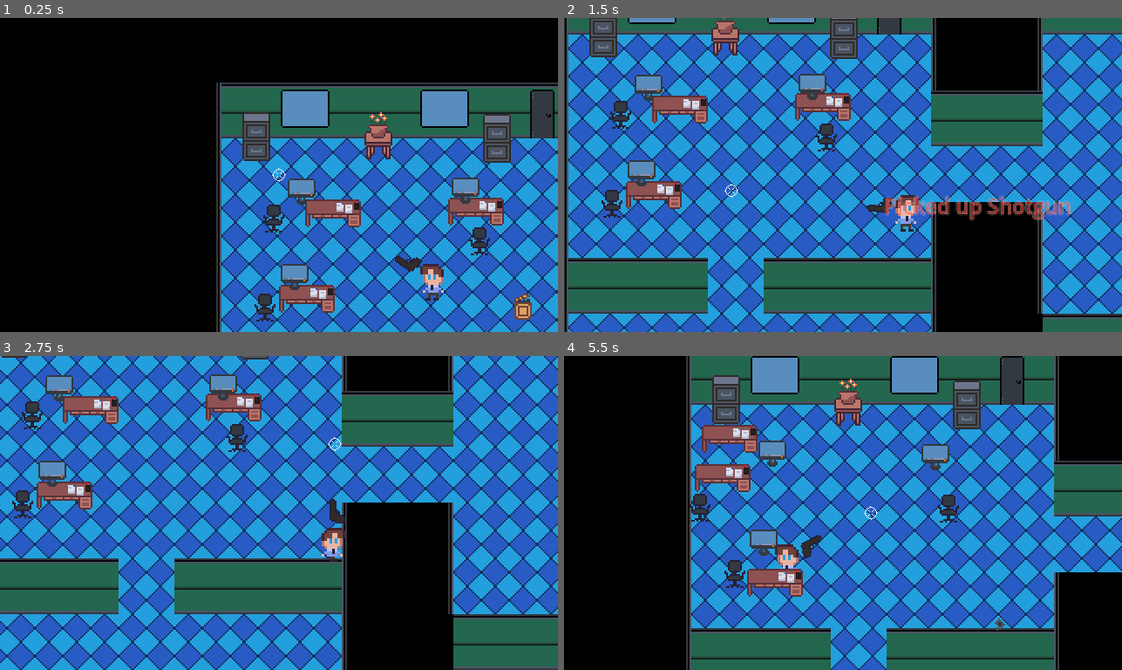
Above: before the commit, frames 1-4 (two rows, left to right).
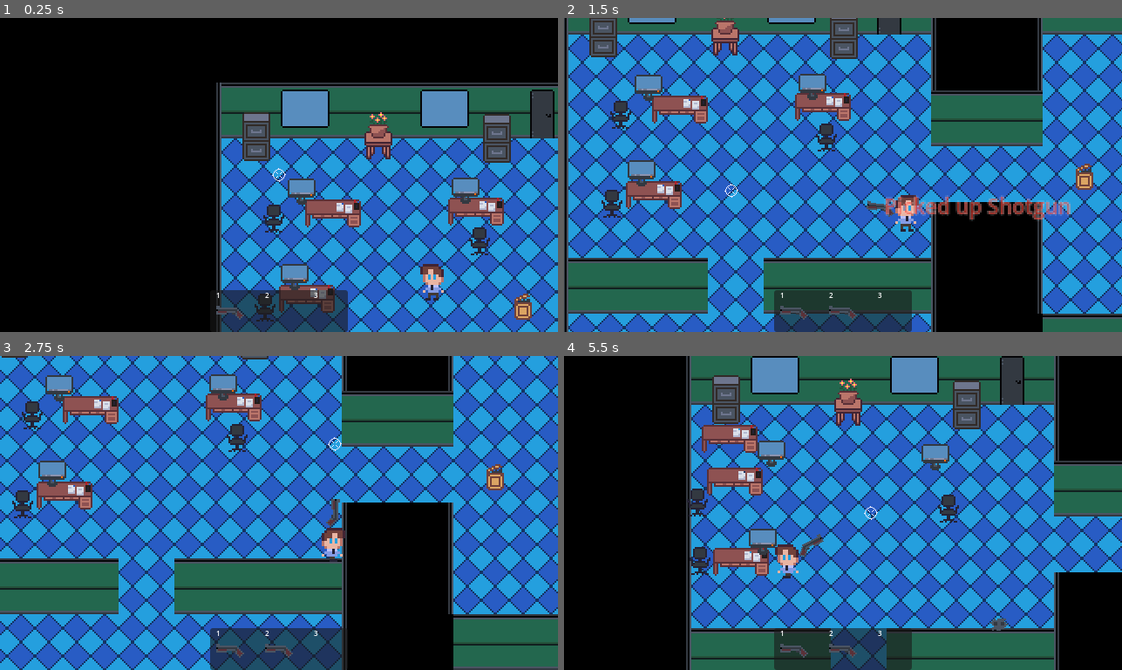
Above: after the commit, the same moments.

Repository: bhmcarr/Deep-Dive
Game: Godot game, scene res://Scenes/main.tscn
The game is run twice, just before and just after one commit, with the same random seed, the same clock (stepped at 60 frames per second) and the same inputs.
Inputs (mouse positions are in pixels of both pictures, inside the frame that each line leads up to):
- Up to frame 1 (0.25 s): no input
- Up to frame 2 (1.5 s): move the mouse to (965, 159) at 0.52 s; hold D (move_right) 0.53-1.28 s; tap 1 (item_1) at 0.6 s; move the mouse to (731, 190) at 1.27 s; hold S (move_down) from 1.28 s (still down); tap 2 (item_2) at 1.35 s
- Up to frame 3 (2.75 s): move the mouse to (334, 443) at 2.02 s; release S (move_down) at 2.03 s; hold D (move_right) from 2.03 s (still down); tap 3 (item_3) at 2.1 s
- Up to frame 4 (5.5 s): move the mouse to (815, 575) at 2.77 s; release D (move_right) at 2.78 s; hold W (move_up) 2.78-3.53 s; click (815, 575) at 2.85 s; move the mouse to (1010, 560) at 3.52 s; hold A (move_left) 3.53-5.03 s; tap 1 (item_1) at 3.6 s; move the mouse to (675, 465) at 4.27 s; tap 2 (item_2) at 4.35 s; move the mouse to (870, 513) at 5.02 s; hold S (move_down) from 5.03 s (still down); tap 3 (item_3) at 5.1 s

The runs differ from the first frame. In frame 1, 3.0% of the frame differs, in the area x 38-76%, y 75-100%; in frame 2, 3.5%; in frame 3, 3.6%; in frame 4, 6.0%, in the area x 22-80%, y 26-100%.

Commit message:
tweak item singleton, try to fix camera bug (and fail)

Diff:
--- a/Resources/Items/Item.gd
+++ b/Resources/Items/Item.gd
@@ -1,17 +1,27 @@
 class_name Item
 extends Resource
+
+enum ItemType { Weapon, Consumable }
 
 @export var id: int
 @export var name: String
 @export var image_path: String
 @export var value: int
 @export var node_path: String
-@export var type: Global.ItemType
+@export var type: ItemType
 
-func _init(p_id: int = 0, p_name: String = "ITEM_NAME", p_image_path: String = "", p_value: int = 0, p_node_path: String = "", p_type: Global.ItemType = Global.ItemType.Consumable) -> void:
-	id = p_id
-	name = p_name
-	image_path = p_image_path
-	value = p_value
-	node_path = p_node_path
-	type = p_type
+# TODO: Why don't we need this again?
+#func _init(
+	#p_type: ItemType,
+	#p_id: int = 0,
+	#p_name: String = "ITEM_NAME",
+	#p_image_path: String = "",
+	#p_value: int = 0,
+	#p_node_path: String = "",
+#) -> void:
+	#id = p_id
+	#name = p_name
+	#image_path = p_image_path
+	#value = p_value
+	#node_path = p_node_path
+	#type = p_type
--- /dev/null
+++ b/Scenes/UI/Hotbar.tscn
@@ -0,0 +1,78 @@
+[gd_scene format=3 uid="uid://tbu1a65dyw0o"]
+
+[ext_resource type="Texture2D" uid="uid://soqp1ktvu4u4" path="res://Assets/shotgun.png" id="1_4xv20"]
+[ext_resource type="Script" uid="uid://boeqyau84o3ys" path="res://Scenes/UI/hotbar.gd" id="1_xlsws"]
+
+[sub_resource type="LabelSettings" id="LabelSettings_xlsws"]
+font_size = 8
+
+[node name="Hotbar" type="Control" unique_id=708581803]
+layout_mode = 3
+anchors_preset = 15
+anchor_right = 1.0
+anchor_bottom = 1.0
+grow_horizontal = 2
+grow_vertical = 2
+script = ExtResource("1_xlsws")
+
+[node name="Panel" type="Panel" parent="." unique_id=233713048]
+layout_mode = 1
+anchors_preset = 7
+anchor_left = 0.5
+anchor_top = 1.0
+anchor_right = 0.5
+anchor_bottom = 1.0
+offset_left = -79.0
+offset_top = -48.0
+offset_right = 79.0
+grow_horizontal = 2
+grow_vertical = 0
+
+[node name="NumberLabels" type="Control" parent="Panel" unique_id=1967065719]
+layout_mode = 1
+anchors_preset = 5
+anchor_left = 0.5
+anchor_right = 0.5
+offset_left = -20.0
+offset_right = 20.0
+offset_bottom = 40.0
+grow_horizontal = 2
+
+[node name="1" type="Label" parent="Panel/NumberLabels" unique_id=674514572]
+layout_mode = 0
+offset_left = -52.0
+offset_right = -40.0
+offset_bottom = 16.0
+text = "1"
+label_settings = SubResource("LabelSettings_xlsws")
+
+[node name="2" type="Label" parent="Panel/NumberLabels" unique_id=1732777336]
+layout_mode = 0
+offset_left = 4.0
+offset_right = 16.0
+offset_bottom = 16.0
+text = "2"
+label_settings = SubResource("LabelSettings_xlsws")
+
+[node name="3" type="Label" parent="Panel/NumberLabels" unique_id=834609829]
+layout_mode = 0
+offset_left = 60.0
+offset_right = 72.0
+offset_bottom = 16.0
+text = "3"
+label_settings = SubResource("LabelSettings_xlsws")
+
+[node name="ItemSprite1" type="Sprite2D" parent="Panel" unique_id=1109510071]
+position = Vector2(23, 24)
+scale = Vector2(2, 2)
+texture = ExtResource("1_4xv20")
+
+[node name="ItemSprite2" type="Sprite2D" parent="Panel" unique_id=933137457]
+position = Vector2(79, 24)
+scale = Vector2(2, 2)
+texture = ExtResource("1_4xv20")
+
+[node name="ItemSprite3" type="Sprite2D" parent="Panel" unique_id=1759599614]
+position = Vector2(135, 24)
+scale = Vector2(2, 2)
+texture = ExtResource("1_4xv20")
--- /dev/null
+++ b/Scenes/UI/hotbar.gd
@@ -0,0 +1,30 @@
+extends Control
+
+@onready var item_sprite_1: Sprite2D = $Panel/ItemSprite1
+@onready var item_sprite_2: Sprite2D = $Panel/ItemSprite2
+@onready var item_sprite_3: Sprite2D = $Panel/ItemSprite3
+
+
+# Called when the node enters the scene tree for the first time.
+func _ready() -> void:
+	item_sprite_1.texture = null
+	item_sprite_2.texture = null
+	item_sprite_3.texture = null
+
+	Inventory.item_added.connect(_on_item_added)
+	Inventory.item_removed.connect(_on_item_removed)
+
+func _on_item_added(new_item: Item) -> void:
+	_update_item_info()
+
+func _on_item_removed(index_removed: int) -> void:
+	_update_item_info()
+
+func _update_item_info() -> void:
+	var size = Inventory.size()
+	if size > 0:
+		item_sprite_1.texture = load(Inventory.get_item(0).image_path)
+	if size > 1:
+		item_sprite_2.texture = load(Inventory.get_item(1).image_path)
+	if size > 2:
+		item_sprite_3.texture = load(Inventory.get_item(2).image_path)
--- a/Scenes/Weapons/Guns/gun.gd
+++ b/Scenes/Weapons/Guns/gun.gd
@@ -16,7 +16,7 @@
 @export var bullet_speed := 500.0
 @export var bullet_power := 1000.0
 @export var bullet_damage := 20
-@export var shake_screen: bool = false
+@export var shake_screen: bool
 
 enum ShotType {Single, Spread}
 @export var shot_type: ShotType = ShotType.Single
--- a/Scenes/camera_2d.gd
+++ b/Scenes/camera_2d.gd
@@ -9,11 +9,9 @@
 
 # Called when the node enters the scene tree for the first time.
 func _ready() -> void:
-	player = get_tree().current_scene.get_node("Player")
-	var gun = get_tree().get_nodes_in_group("guns")[0] # Should only have one gun instantiated at a time
-	#var gun = player.get_node("Gun")
-	gun.fired.connect(_on_gun_fired)
-
+	player = get_parent().get_node("Player")
+	player.changed_weapon.connect(_on_player_weapon_changed)
+	_connect_to_fired_signal()
 
 # Called every frame. 'delta' is the elapsed time since the previous frame.
 func _physics_process(delta: float) -> void:
@@ -38,3 +36,12 @@
 		rand.randf_range(-shake_strength, shake_strength),
 		rand.randf_range(-shake_strength, shake_strength)
 	)
+
+func _connect_to_fired_signal():
+	var guns = get_tree().get_nodes_in_group("guns")
+	if guns.size() == 0:
+		return
+	guns[0].fired.connect(_on_gun_fired)
+
+func _on_player_weapon_changed() -> void:
+	_connect_to_fired_signal()
--- a/Scenes/main.gd
+++ b/Scenes/main.gd
@@ -8,20 +8,9 @@
 	Input.mouse_mode = Input.MOUSE_MODE_HIDDEN
 
 	# TODO: Remove me when done testing inventory
+	#print("Added Item: ", Inventory.add_item(load("res://Resources/Items/Weapons/handgun.tres")))
 	print("Added Item: ", Inventory.add_item(load("res://Resources/Items/Weapons/shotgun.tres")))
-	print("Added Item: ", Inventory.add_item(load("res://Resources/Items/Weapons/handgun.tres")))
-	#print("Added Item: ", Inventory.add_item(load("res://Resources/Items/Weapons/shotgun.tres")))
-	#print("Added Item: ", Inventory.add_item(load("res://Resources/Items/Weapons/shotgun.tres")))
-	#
-	#for item in Inventory.current:
-		#print("Currently carrying: ", item.name)
-		#
-	#print("Removed item: ", Inventory.remove_item(1).name)
-	#
-	#for item in Inventory.current:
-		#print("Currently carrying: ", item.name)
 
-	# -----------------------------
 
 
 # Called every frame. 'delta' is the elapsed time since the previous frame.
--- a/Scenes/main.tscn
+++ b/Scenes/main.tscn
@@ -3,7 +3,9 @@
 [ext_resource type="Script" uid="uid://clxysgqrp7wo7" path="res://Scenes/main.gd" id="1_8gbba"]
 [ext_resource type="Texture2D" uid="uid://c7ucpwliamnki" path="res://Assets/bg_tiles.png" id="1_bo1nx"]
 [ext_resource type="Texture2D" uid="uid://dcwafm3cxcwr5" path="res://Assets/wall_tiles.png" id="2_8gbba"]
+[ext_resource type="PackedScene" uid="uid://tbu1a65dyw0o" path="res://Scenes/UI/Hotbar.tscn" id="2_wsu2k"]
 [ext_resource type="PackedScene" uid="uid://c1xh4s8k5l3js" path="res://Scenes/player.tscn" id="4_jjvhh"]
+[ext_resource type="Resource" uid="uid://cge3leyx361p" path="res://Resources/Items/Weapons/handgun.tres" id="4_k12tt"]
 [ext_resource type="PackedScene" uid="uid://bn74ns3m2upl5" path="res://Scenes/Valuables/flower_pot.tscn" id="5_kry3j"]
 [ext_resource type="PackedScene" uid="uid://bysxc7u2jj6xa" path="res://Scenes/Valuables/EndTable.tscn" id="8_ynf5e"]
 [ext_resource type="PackedScene" uid="uid://x58w1f1ppua3" path="res://Scenes/main_camera.tscn" id="9_ynf5e"]
@@ -49,6 +51,8 @@
 script = ExtResource("1_8gbba")
 
 [node name="CanvasLayer" type="CanvasLayer" parent="." unique_id=1910242782]
+
+[node name="Hotbar" parent="CanvasLayer" unique_id=708581803 instance=ExtResource("2_wsu2k")]
 
 [node name="Background" type="ColorRect" parent="." unique_id=737646916]
 offset_right = 1896.0
@@ -111,6 +115,10 @@
 [node name="Chair3" parent="." unique_id=1350866798 instance=ExtResource("12_6iyac")]
 position = Vector2(217, 225)
 
-[node name="ItemPickup" parent="." unique_id=1541507249 instance=ExtResource("13_jkdf5")]
+[node name="ItemPickup" parent="." unique_id=337686182 instance=ExtResource("13_jkdf5")]
 position = Vector2(365, 224)
 item_given = ExtResource("14_wsu2k")
+
+[node name="ItemPickup2" parent="." unique_id=1541507249 instance=ExtResource("13_jkdf5")]
+position = Vector2(488, 209)
+item_given = ExtResource("4_k12tt")
--- a/Scenes/player.gd
+++ b/Scenes/player.gd
@@ -6,6 +6,8 @@
 const JUMP_VELOCITY = -400.0
 var direction: Vector2 = Vector2.ZERO
 var push_force = 5.0
+
+signal changed_weapon()
 
 func _physics_process(delta: float) -> void:
 	direction.x = Input.get_axis("move_left", "move_right")
@@ -34,20 +36,21 @@
 func _switch_weapon(inv_index: int) -> void:
 	# get selected item
 	var item_to_switch = Inventory.get_item(inv_index)
-	if item_to_switch == null || item_to_switch.type != Global.ItemType.Weapon:
+	if item_to_switch == null || item_to_switch.type != Item.ItemType.Weapon:
 		return
 
-	# remove current gun
-	var current_gun = get_tree().get_nodes_in_group("guns")[0]
-	current_gun.queue_free()
+	# remove current weapon
+	var current_weapons = get_tree().get_nodes_in_group("guns") # TODO: make this group "weapons" not "guns"
+	if current_weapons.size() != 0:
+		current_weapons[0].queue_free()
 
-	# replace with gun in inventory
-	var gun_scene = load(item_to_switch.node_path)
+	# replace with weapon in inventory
+	var weapon_scene = load(item_to_switch.node_path)
 	print ("Switched weapon to ", item_to_switch.name)
-	var gun = gun_scene.instantiate()
-	add_child(gun)
+	var weapon = weapon_scene.instantiate()
+	add_child(weapon)
 
-
+	changed_weapon.emit()
 
 func _handle_animations() -> void:
 	if direction.x != 0 || direction.y != 0:
--- a/Scenes/player.tscn
+++ b/Scenes/player.tscn
@@ -2,7 +2,6 @@
 
 [ext_resource type="Script" uid="uid://xe3hvypagmlc" path="res://Scenes/player.gd" id="1_v0iea"]
 [ext_resource type="Texture2D" uid="uid://ebuhsyp85rfg" path="res://Assets/john.png" id="2_6t5aa"]
-[ext_resource type="PackedScene" uid="uid://dmhkog1iv7xrx" path="res://Scenes/Weapons/Guns/handgun.tscn" id="3_6t5aa"]
 
 [sub_resource type="AtlasTexture" id="AtlasTexture_vgqql"]
 atlas = ExtResource("2_6t5aa")
@@ -63,5 +62,3 @@
 
 [node name="CollisionShape2D" type="CollisionShape2D" parent="." unique_id=1087123370]
 shape = SubResource("CapsuleShape2D_cvnsp")
-
-[node name="Handgun" parent="." unique_id=1036185233 instance=ExtResource("3_6t5aa")]
--- a/Scripts/Singletons/global.gd
+++ b/Scripts/Singletons/global.gd
@@ -1,3 +1 @@
 extends Node
-
-enum ItemType {Weapon, Consumable}
--- a/Scripts/Singletons/inventory.gd
+++ b/Scripts/Singletons/inventory.gd
@@ -2,6 +2,9 @@
 
 @export var current: Array[Item] = []
 var SIZE_LIMIT = 3
+
+signal item_added(new_item: Item)
+signal item_removed(index_removed: int)
 
 ## Gets the current held item at provided index. Returns the item resource on success, and null on fail.
 func get_item(item_index: int) -> Item:
@@ -17,10 +20,16 @@
 		return false
 	current.push_back(new_item)
 	print("Added item: ", new_item.name)
+	item_added.emit(new_item)
 	return true
 
 ## Removes an item to current inventory. Returns the resource of the item removed.
 func remove_item(index_to_remove: int) -> Item:
 	var removed_item = current.pop_at(index_to_remove)
 	print("Removed item: ", removed_item.name)
+	item_removed.emit(index_to_remove)
 	return removed_item
+
+## Returns the current number of items in the player's inventory
+func size() -> int:
+	return current.size()
Not shown, added: Scenes/UI/hotbar.gd.uid
Not shown, added: Scripts/Singletons/inventory.tscn15425901668.tmp
